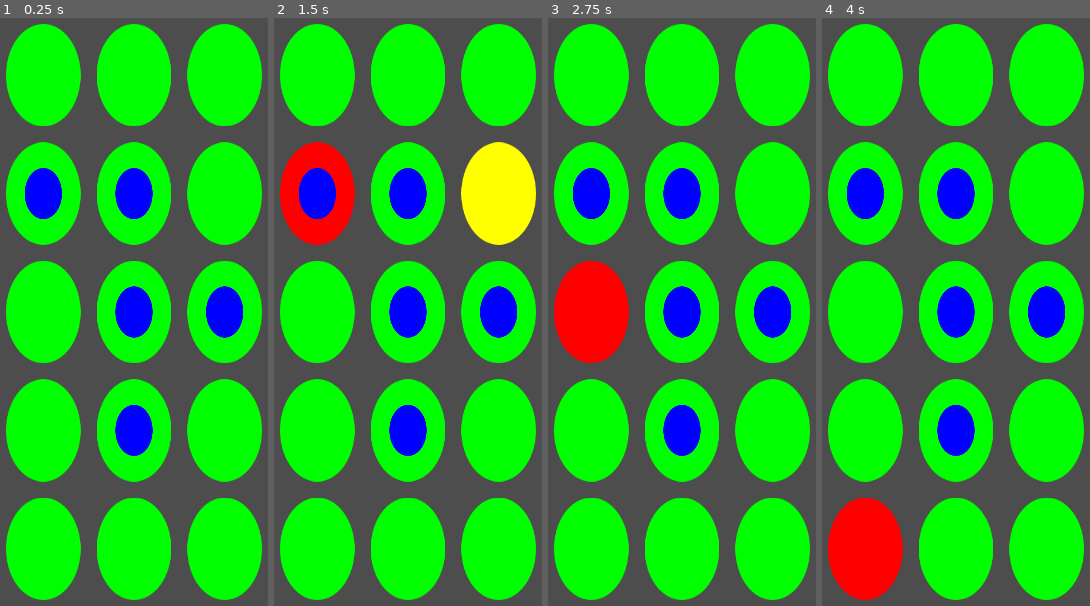
Above: before the commit, frames 1-4 (left to right).
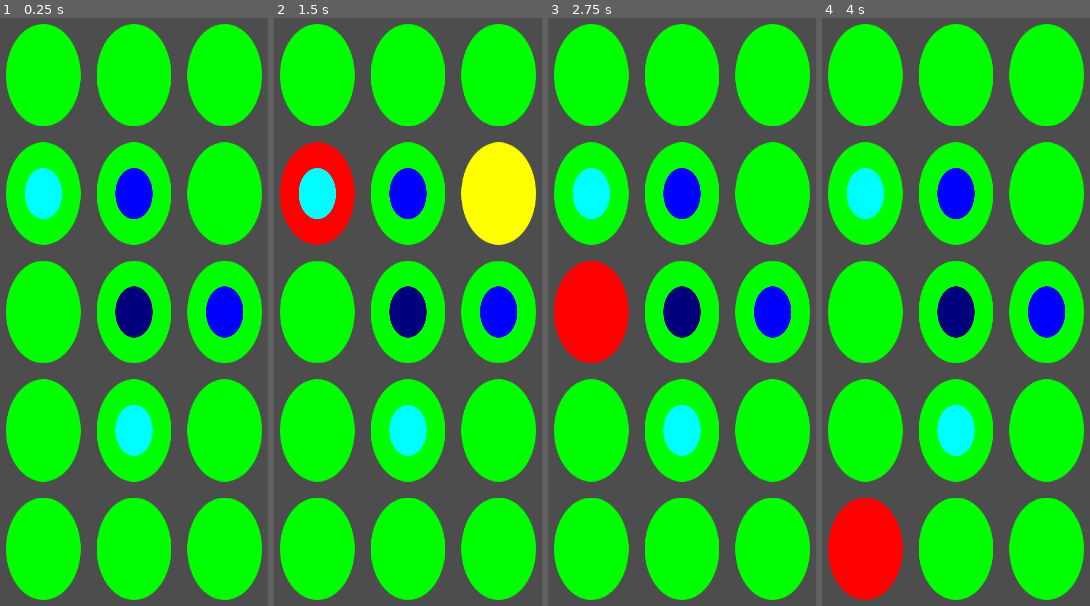
Above: after the commit, the same moments.

Repository: sisipun/FroggyJump
Game: Godot game, scene res://script/game.tscn
Same seed, same stepped clock (60 frames per second), same inputs: the game is played once before the commit and once after it.
Inputs (mouse positions are in pixels of both pictures, inside the frame that each line leads up to):
- Up to frame 1 (0.25 s): no input
- Up to frame 2 (1.5 s): tap Enter at 0.5 s; move the mouse to (316, 76) at 0.52 s; click (316, 76) at 0.67 s; tap Space at 1.25 s; move the mouse to (316, 194) at 1.27 s; click (316, 194) at 1.42 s
- Up to frame 3 (2.75 s): tap Enter at 2 s; move the mouse to (590, 312) at 2.02 s; click (590, 312) at 2.17 s
- Up to frame 4 (4 s): tap Space at 2.75 s; move the mouse to (864, 429) at 2.77 s; click (864, 429) at 2.92 s; tap Enter at 3.5 s; move the mouse to (864, 547) at 3.52 s; click (864, 547) at 3.67 s

The runs differ from the first frame. In frame 1, 2.9% of the frame differs, in the area x 9-58%, y 25-75%; in frame 2, 2.9%; in frame 3, 2.9%; in frame 4, 2.9%.

Commit message:
Different sprites for different jumpers

Diff:
--- /dev/null
+++ b/asset/image/level/jumper/jumper_big.svg
@@ -0,0 +1,48 @@
+<?xml version="1.0" encoding="UTF-8" standalone="no"?>
+<!-- Created with Inkscape (http://www.inkscape.org/) -->
+
+<svg
+   width="128"
+   height="128"
+   viewBox="0 0 33.866667 33.866666"
+   version="1.1"
+   id="svg1"
+   inkscape:version="1.3 (0e150ed6c4, 2023-07-21)"
+   sodipodi:docname="jumper_big.svg"
+   xmlns:inkscape="http://www.inkscape.org/namespaces/inkscape"
+   xmlns:sodipodi="http://sodipodi.sourceforge.net/DTD/sodipodi-0.dtd"
+   xmlns="http://www.w3.org/2000/svg"
+   xmlns:svg="http://www.w3.org/2000/svg">
+  <sodipodi:namedview
+     id="namedview1"
+     pagecolor="#ffffff"
+     bordercolor="#000000"
+     borderopacity="0.25"
+     inkscape:showpageshadow="2"
+     inkscape:pageopacity="0.0"
+     inkscape:pagecheckerboard="0"
+     inkscape:deskcolor="#d1d1d1"
+     inkscape:document-units="mm"
+     inkscape:zoom="3.2409231"
+     inkscape:cx="11.107946"
+     inkscape:cy="86.549416"
+     inkscape:window-width="3840"
+     inkscape:window-height="2054"
+     inkscape:window-x="-11"
+     inkscape:window-y="-11"
+     inkscape:window-maximized="1"
+     inkscape:current-layer="layer1" />
+  <defs
+     id="defs1" />
+  <g
+     inkscape:label="Layer 1"
+     inkscape:groupmode="layer"
+     id="layer1">
+    <circle
+       style="fill:#00007d;fill-opacity:1;stroke-width:0.101852"
+       id="path1"
+       cx="16.933332"
+       cy="16.933332"
+       r="16.933332" />
+  </g>
+</svg>
--- /dev/null
+++ b/asset/image/level/jumper/jumper_fast.svg
@@ -0,0 +1,48 @@
+<?xml version="1.0" encoding="UTF-8" standalone="no"?>
+<!-- Created with Inkscape (http://www.inkscape.org/) -->
+
+<svg
+   width="128"
+   height="128"
+   viewBox="0 0 33.866667 33.866666"
+   version="1.1"
+   id="svg1"
+   inkscape:version="1.3 (0e150ed6c4, 2023-07-21)"
+   sodipodi:docname="jumper_fast.svg"
+   xmlns:inkscape="http://www.inkscape.org/namespaces/inkscape"
+   xmlns:sodipodi="http://sodipodi.sourceforge.net/DTD/sodipodi-0.dtd"
+   xmlns="http://www.w3.org/2000/svg"
+   xmlns:svg="http://www.w3.org/2000/svg">
+  <sodipodi:namedview
+     id="namedview1"
+     pagecolor="#ffffff"
+     bordercolor="#000000"
+     borderopacity="0.25"
+     inkscape:showpageshadow="2"
+     inkscape:pageopacity="0.0"
+     inkscape:pagecheckerboard="0"
+     inkscape:deskcolor="#d1d1d1"
+     inkscape:document-units="mm"
+     inkscape:zoom="3.2409231"
+     inkscape:cx="11.107946"
+     inkscape:cy="86.549416"
+     inkscape:window-width="3840"
+     inkscape:window-height="2054"
+     inkscape:window-x="-11"
+     inkscape:window-y="-11"
+     inkscape:window-maximized="1"
+     inkscape:current-layer="layer1" />
+  <defs
+     id="defs1" />
+  <g
+     inkscape:label="Layer 1"
+     inkscape:groupmode="layer"
+     id="layer1">
+    <circle
+       style="fill:#00feff;fill-opacity:1;stroke-width:0.101852"
+       id="path1"
+       cx="16.933332"
+       cy="16.933332"
+       r="16.933332" />
+  </g>
+</svg>
--- a/asset/resource/jumper/big_jumper.tres
+++ /dev/null
@@ -1,8 +0,0 @@
-[gd_resource type="Resource" script_class="JumperResource" load_steps=2 format=3 uid="uid://ch1c71xegaon0"]
-
-[ext_resource type="Script" path="res://script/game_state/resource/jumper_resource.gd" id="1_pduvo"]
-
-[resource]
-script = ExtResource("1_pduvo")
-jump_distance = 1
-health = 2
--- a/asset/resource/jumper/default_jumper.tres
+++ /dev/null
@@ -1,8 +0,0 @@
-[gd_resource type="Resource" script_class="JumperResource" load_steps=2 format=3 uid="uid://dh2svsxabitod"]
-
-[ext_resource type="Script" path="res://script/game_state/resource/jumper_resource.gd" id="1_fasie"]
-
-[resource]
-script = ExtResource("1_fasie")
-jump_distance = 1
-health = 1
--- a/asset/resource/jumper/fast_jumper.tres
+++ /dev/null
@@ -1,8 +0,0 @@
-[gd_resource type="Resource" script_class="JumperResource" load_steps=2 format=3 uid="uid://r5x0ad03r553"]
-
-[ext_resource type="Script" path="res://script/game_state/resource/jumper_resource.gd" id="1_3m3ec"]
-
-[resource]
-script = ExtResource("1_3m3ec")
-jump_distance = 2
-health = 0
--- /dev/null
+++ b/asset/resource/jumper/jumper_big.tres
@@ -0,0 +1,21 @@
+[gd_resource type="Resource" script_class="JumperResource" load_steps=4 format=3 uid="uid://ch1c71xegaon0"]
+
+[ext_resource type="Texture2D" uid="uid://cy8f7vn3hgvms" path="res://asset/image/level/jumper/jumper_big.svg" id="1_o7lqc"]
+[ext_resource type="Script" path="res://script/game_state/resource/jumper_resource.gd" id="1_pduvo"]
+
+[sub_resource type="SpriteFrames" id="SpriteFrames_fa381"]
+animations = [{
+"frames": [{
+"duration": 1.0,
+"texture": ExtResource("1_o7lqc")
+}],
+"loop": true,
+"name": &"default",
+"speed": 5.0
+}]
+
+[resource]
+script = ExtResource("1_pduvo")
+jump_distance = 1
+health = 2
+body = SubResource("SpriteFrames_fa381")
--- /dev/null
+++ b/asset/resource/jumper/jumper_default.tres
@@ -0,0 +1,21 @@
+[gd_resource type="Resource" script_class="JumperResource" load_steps=4 format=3 uid="uid://dh2svsxabitod"]
+
+[ext_resource type="Script" path="res://script/game_state/resource/jumper_resource.gd" id="1_fasie"]
+[ext_resource type="Texture2D" uid="uid://c5y1xv7ytii5n" path="res://asset/image/level/jumper/jumper.svg" id="1_itueo"]
+
+[sub_resource type="SpriteFrames" id="SpriteFrames_0flwt"]
+animations = [{
+"frames": [{
+"duration": 1.0,
+"texture": ExtResource("1_itueo")
+}],
+"loop": true,
+"name": &"default",
+"speed": 5.0
+}]
+
+[resource]
+script = ExtResource("1_fasie")
+jump_distance = 1
+health = 1
+body = SubResource("SpriteFrames_0flwt")
--- /dev/null
+++ b/asset/resource/jumper/jumper_fast.tres
@@ -0,0 +1,21 @@
+[gd_resource type="Resource" script_class="JumperResource" load_steps=4 format=3 uid="uid://r5x0ad03r553"]
+
+[ext_resource type="Script" path="res://script/game_state/resource/jumper_resource.gd" id="1_3m3ec"]
+[ext_resource type="Texture2D" uid="uid://bpk1eqwr1yvre" path="res://asset/image/level/jumper/jumper_fast.svg" id="1_51a11"]
+
+[sub_resource type="SpriteFrames" id="SpriteFrames_upmoc"]
+animations = [{
+"frames": [{
+"duration": 1.0,
+"texture": ExtResource("1_51a11")
+}],
+"loop": true,
+"name": &"default",
+"speed": 5.0
+}]
+
+[resource]
+script = ExtResource("1_3m3ec")
+jump_distance = 2
+health = 0
+body = SubResource("SpriteFrames_upmoc")
--- a/script/game.tscn
+++ b/script/game.tscn
@@ -5,4 +5,3 @@
 [node name="Game" type="Node"]
 
 [node name="Level" parent="." instance=ExtResource("1_sv3j7")]
-_platform_margin = Vector2(20, 20)
--- a/script/game_state/resource/jumper_resource.gd
+++ b/script/game_state/resource/jumper_resource.gd
@@ -4,3 +4,4 @@
 
 @export var jump_distance: int
 @export var health: int
+@export var body: SpriteFrames
--- a/script/game_state/storage/jumper_storage.tscn
+++ b/script/game_state/storage/jumper_storage.tscn
@@ -1,9 +1,9 @@
 [gd_scene load_steps=5 format=3 uid="uid://b2417s1ervwhe"]
 
 [ext_resource type="Script" path="res://script/game_state/storage/jumper_storage.gd" id="1_8pyyh"]
-[ext_resource type="Resource" uid="uid://dh2svsxabitod" path="res://asset/resource/jumper/default_jumper.tres" id="2_eh51m"]
-[ext_resource type="Resource" uid="uid://r5x0ad03r553" path="res://asset/resource/jumper/fast_jumper.tres" id="3_8aool"]
-[ext_resource type="Resource" uid="uid://ch1c71xegaon0" path="res://asset/resource/jumper/big_jumper.tres" id="4_7p7je"]
+[ext_resource type="Resource" uid="uid://dh2svsxabitod" path="res://asset/resource/jumper/jumper_default.tres" id="2_eh51m"]
+[ext_resource type="Resource" uid="uid://r5x0ad03r553" path="res://asset/resource/jumper/jumper_fast.tres" id="3_8aool"]
+[ext_resource type="Resource" uid="uid://ch1c71xegaon0" path="res://asset/resource/jumper/jumper_big.tres" id="4_7p7je"]
 
 [node name="JumperStorage" type="Node"]
 script = ExtResource("1_8pyyh")
--- a/script/game_state/storage/platform_storage.tscn
+++ b/script/game_state/storage/platform_storage.tscn
@@ -1,9 +1,9 @@
 [gd_scene load_steps=5 format=3 uid="uid://c2cqwthix6tj7"]
 
 [ext_resource type="Script" path="res://script/game_state/storage/platform_storage.gd" id="1_oh1pv"]
-[ext_resource type="Resource" uid="uid://bap05klorw4n5" path="res://asset/resource/platform/default_platform.tres" id="2_ksskg"]
-[ext_resource type="Resource" uid="uid://b7w8px2c71kbl" path="res://asset/resource/platform/cant_jump_from_platform.tres" id="3_vclut"]
-[ext_resource type="Resource" uid="uid://cd2qy4678x6of" path="res://asset/resource/platform/cant_jump_to_platform.tres" id="4_tjld0"]
+[ext_resource type="Resource" uid="uid://bap05klorw4n5" path="res://asset/resource/platform/platform_default.tres" id="2_ksskg"]
+[ext_resource type="Resource" uid="uid://b7w8px2c71kbl" path="res://asset/resource/platform/platform_cant_jump_from.tres" id="3_vclut"]
+[ext_resource type="Resource" uid="uid://cd2qy4678x6of" path="res://asset/resource/platform/platform_cant_jump_to.tres" id="4_tjld0"]
 
 [node name="PlatformStorage" type="Node"]
 script = ExtResource("1_oh1pv")
--- a/script/level/jumper/jumper.gd
+++ b/script/level/jumper/jumper.gd
@@ -3,18 +3,21 @@
 
 
 @export_node_path("CollisionShape2D") var _shape_path: NodePath
+@export_node_path("AnimatedSprite2D") var _body_path: NodePath
 
 @onready var _shape: CollisionShape2D = get_node(_shape_path)
+@onready var _body: AnimatedSprite2D = get_node(_body_path)
 
 var jump_distance: int
 var health: int
 
 
-func init(_size: Vector2, _jump_distance: int, _health: int) -> Jumper:
+func init(_size: Vector2, _jump_distance: int, _health: int, body: SpriteFrames) -> Jumper:
 	scale = Vector2(
 		_size.x / _shape.shape.get_rect().size.x,
 		_size.y / _shape.shape.get_rect().size.y
 	)
 	jump_distance = _jump_distance
 	health = _health
+	_body.sprite_frames = body
 	return self
--- a/script/level/jumper/jumper.tscn
+++ b/script/level/jumper/jumper.tscn
@@ -6,13 +6,25 @@
 [sub_resource type="CircleShape2D" id="CircleShape2D_o4ms2"]
 radius = 32.0
 
+[sub_resource type="SpriteFrames" id="SpriteFrames_htx5m"]
+animations = [{
+"frames": [{
+"duration": 1.0,
+"texture": ExtResource("2_u0ibu")
+}],
+"loop": true,
+"name": &"default",
+"speed": 5.0
+}]
+
 [node name="Jumper" type="Area2D"]
 script = ExtResource("1_h0n3a")
 _shape_path = NodePath("Shape")
+_body_path = NodePath("Body")
 
 [node name="Shape" type="CollisionShape2D" parent="."]
 shape = SubResource("CircleShape2D_o4ms2")
 
-[node name="Body" type="Sprite2D" parent="."]
+[node name="Body" type="AnimatedSprite2D" parent="."]
 scale = Vector2(0.5, 0.5)
-texture = ExtResource("2_u0ibu")
+sprite_frames = SubResource("SpriteFrames_htx5m")
--- a/script/level/level.gd
+++ b/script/level/level.gd
@@ -82,9 +82,10 @@
 
 			if platform_model.has_jumper():
 				var jumper_model: JumperModel = platform_model.get_jumper()
+				var jumper_resource: JumperResource = Jumpers.get_resource_by_type(jumper_model.get_type())
 				var jumper: Jumper = _jumper_scene.instantiate()
 				_jumpers.add_child(jumper)
-				jumper.init(jumper_size, jumper_model.get_jump_distance(), jumper_model.get_health())
+				jumper.init(jumper_size, jumper_model.get_jump_distance(), jumper_model.get_health(), jumper_resource.body)
 				platform.jumper = jumper
 
 			_platform_map[x].append(platform)
Not shown, added: asset/image/level/jumper/jumper_big.svg.import
Not shown, added: asset/image/level/jumper/jumper_fast.svg.import
Renamed: asset/resource/platform/cant_jump_from_platform.tres -> asset/resource/platform/platform_cant_jump_from.tres
Renamed: asset/resource/platform/cant_jump_to_platform.tres -> asset/resource/platform/platform_cant_jump_to.tres
Renamed: asset/resource/platform/default_platform.tres -> asset/resource/platform/platform_default.tres
Not shown: 1 places in script/level/jumper/jumper.tscn that only renumber resources
